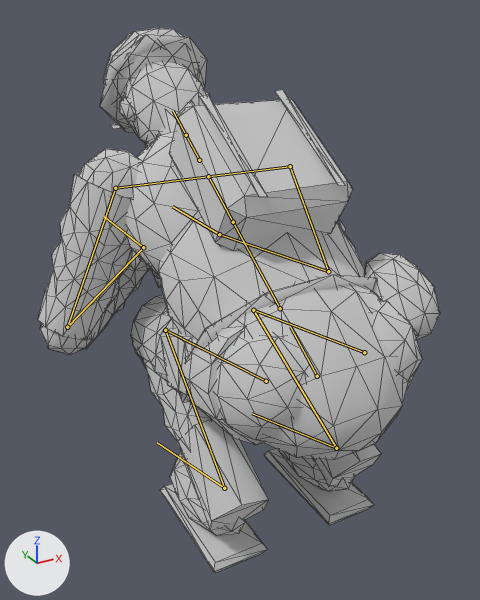
The glTF model ambush_loop/art/v2/models/operator_mg_lod1.glb as it was, and as the next commit left it.
Both versions are drawn from a 50 mm lens placed at (-0.615, -0.935, 1.004), pointed at (0.01, 0.202, 0.436). The lights are fixed; the arrows at lower left show +X, +Y and +Z. The picture after the commit comes second. Both versions are drawn at frame 15 of the action 'deploy'; the numbers are the values there. The bones that change, and the others that lie on the model, are drawn over the model as lines. Mesh edges are drawn as thin lines.

The first picture shows 'operator_mg_body.001'.
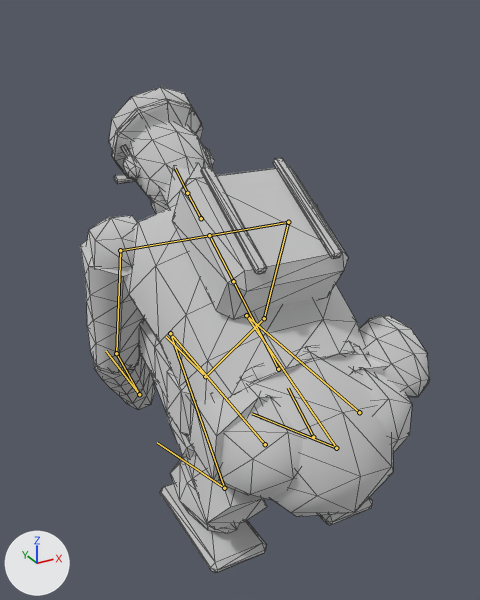
Where the change shows, as pixel boxes (x1, y1, x2, y2) in the pictures (480 x 600 px):
'operator_mg_body.001', posed (13% narrower, 11% shorter): before (38, 27, 440, 573); after (80, 87, 430, 573)
bone 'pelvis', root to tip: before (317, 376) to (290, 327); after (313, 437) to (288, 388)
bone 'upper_arm.L', root to tip: before (115, 188) to (67, 327); after (120, 250) to (116, 353)
bone 'forearm.L', root to tip: before (67, 327) to (143, 247); after (116, 353) to (139, 394)
bone 'hand.L', root to tip: before (143, 247) to (104, 216); after (139, 394) to (106, 351)
bone 'upper_arm.R', root to tip: before (290, 166) to (328, 271); after (288, 222) to (264, 318)
bone 'forearm.R', root to tip: before (328, 271) to (219, 234); after (264, 318) to (205, 376)
bone 'hand.R', root to tip: before (219, 234) to (172, 206); after (205, 376) to (166, 336)
bone 'thigh.L', root to tip: before (266, 381) to (165, 330); after (265, 444) to (170, 333)
bone 'shin.L', root to tip: before (165, 330) to (224, 488); after (170, 333) to (224, 488)
bone 'thigh.R', root to tip: before (364, 352) to (253, 310); after (359, 412) to (246, 315)
bone 'shin.R', root to tip: before (253, 310) to (336, 448); after (246, 315) to (336, 448)

Patch to the scene script:
```diff
--- a/ambush_loop/art/v2/models/operator_mg_lod1.glb.py
+++ b/ambush_loop/art/v2/models/operator_mg_lod1.glb.py
@@ bone_pelvis @@
 bone_pelvis = bpy.data.objects['Rig.001'].pose.bones['pelvis']  # child of 'root'
-bone_pelvis.location = (0.0, -0.524, 0.1)
+bone_pelvis.location = (0.0, -0.654, 0.1)
@@ bone_upper_arm_l @@
 bone_upper_arm_l = bpy.data.objects['Rig.001'].pose.bones['upper_arm.L']  # child of 'clavicle.L'
-bone_upper_arm_l.rotation_quaternion = (0.989, -0.078, 0.0, 0.122)  # degrees (-9, 1, 14)
+bone_upper_arm_l.rotation_quaternion = (0.992, 0.035, 0.0, -0.12)  # degrees (4, 0, -14)
@@ bone_forearm_l @@
 bone_forearm_l = bpy.data.objects['Rig.001'].pose.bones['forearm.L']  # child of 'upper_arm.L'
-bone_forearm_l.rotation_quaternion = (0.934, 0.225, -0.024, -0.276)  # degrees (26, 5, -32)
+bone_forearm_l.rotation_quaternion = (0.796, -0.602, 0.052, -0.027)  # degrees (-74, 3, -6)
@@ bone_hand_l @@
 bone_hand_l = bpy.data.objects['Rig.001'].pose.bones['hand.L']  # child of 'forearm.L'
-bone_hand_l.rotation_quaternion = (0.962, -0.089, -0.018, 0.256)  # degrees (-10, 1, 30)
+bone_hand_l.rotation_quaternion = (0.851, 0.467, -0.233, 0.056)  # degrees (59, -27, -8)
@@ bone_upper_arm_r @@
 bone_upper_arm_r = bpy.data.objects['Rig.001'].pose.bones['upper_arm.R']  # child of 'clavicle.R'
-bone_upper_arm_r.rotation_quaternion = (0.989, -0.079, 0.0, -0.122)  # degrees (-9, -1, -14)
+bone_upper_arm_r.rotation_quaternion = (0.992, 0.035, 0.0, 0.12)  # degrees (4, 0, 14)
@@ bone_forearm_r @@
 bone_forearm_r = bpy.data.objects['Rig.001'].pose.bones['forearm.R']  # child of 'upper_arm.R'
-bone_forearm_r.rotation_quaternion = (0.934, 0.225, 0.024, 0.277)  # degrees (26, -5, 32)
+bone_forearm_r.rotation_quaternion = (0.797, -0.601, -0.052, 0.027)  # degrees (-74, -3, 6)
@@ bone_hand_r @@
 bone_hand_r = bpy.data.objects['Rig.001'].pose.bones['hand.R']  # child of 'forearm.R'
-bone_hand_r.rotation_quaternion = (0.962, -0.089, 0.018, -0.257)  # degrees (-10, -1, -30)
+bone_hand_r.rotation_quaternion = (0.851, 0.467, 0.233, -0.056)  # degrees (59, 27, 8)
@@ bone_thigh_l @@
 bone_thigh_l = bpy.data.objects['Rig.001'].pose.bones['thigh.L']  # child of 'pelvis'
-bone_thigh_l.rotation_quaternion = (0.403, 0.914, -0.024, -0.03)  # degrees (132, 2, -4)
+bone_thigh_l.rotation_quaternion = (0.277, 0.96, -0.015, -0.041)  # degrees (148, 4, -3)
@@ bone_shin_l @@
 bone_shin_l = bpy.data.objects['Rig.001'].pose.bones['shin.L']  # child of 'thigh.L'
-bone_shin_l.rotation_quaternion = (0.427, -0.904, -0.004, 0.015)  # degrees (-129, 1, 1)
+bone_shin_l.rotation_quaternion = (0.281, -0.959, 0.004, 0.036)  # degrees (-147, 4, 1)
@@ bone_foot_l @@
 bone_foot_l = bpy.data.objects['Rig.001'].pose.bones['foot.L']  # child of 'shin.L'
-bone_foot_l.rotation_quaternion = (0.89, 0.456, -0.024, -0.013)  # degrees (54, -2, -3)
+bone_foot_l.rotation_quaternion = (0.879, 0.474, -0.046, -0.018)  # degrees (57, -4, -4)
@@ bone_thigh_r @@
 bone_thigh_r = bpy.data.objects['Rig.001'].pose.bones['thigh.R']  # child of 'pelvis'
-bone_thigh_r.rotation_quaternion = (0.403, 0.914, 0.024, 0.03)  # degrees (132, -2, 4)
+bone_thigh_r.rotation_quaternion = (0.277, 0.96, 0.015, 0.041)  # degrees (148, -4, 3)
@@ bone_shin_r @@
 bone_shin_r = bpy.data.objects['Rig.001'].pose.bones['shin.R']  # child of 'thigh.R'
-bone_shin_r.rotation_quaternion = (0.427, -0.904, 0.004, -0.015)  # degrees (-129, -1, -1)
+bone_shin_r.rotation_quaternion = (0.281, -0.959, -0.004, -0.036)  # degrees (-147, -4, -1)
@@ bone_foot_r @@
 bone_foot_r = bpy.data.objects['Rig.001'].pose.bones['foot.R']  # child of 'shin.R'
-bone_foot_r.rotation_quaternion = (0.89, 0.456, 0.024, 0.013)  # degrees (54, 2, 3)
+bone_foot_r.rotation_quaternion = (0.879, 0.474, 0.046, 0.018)  # degrees (57, 4, 4)
```
